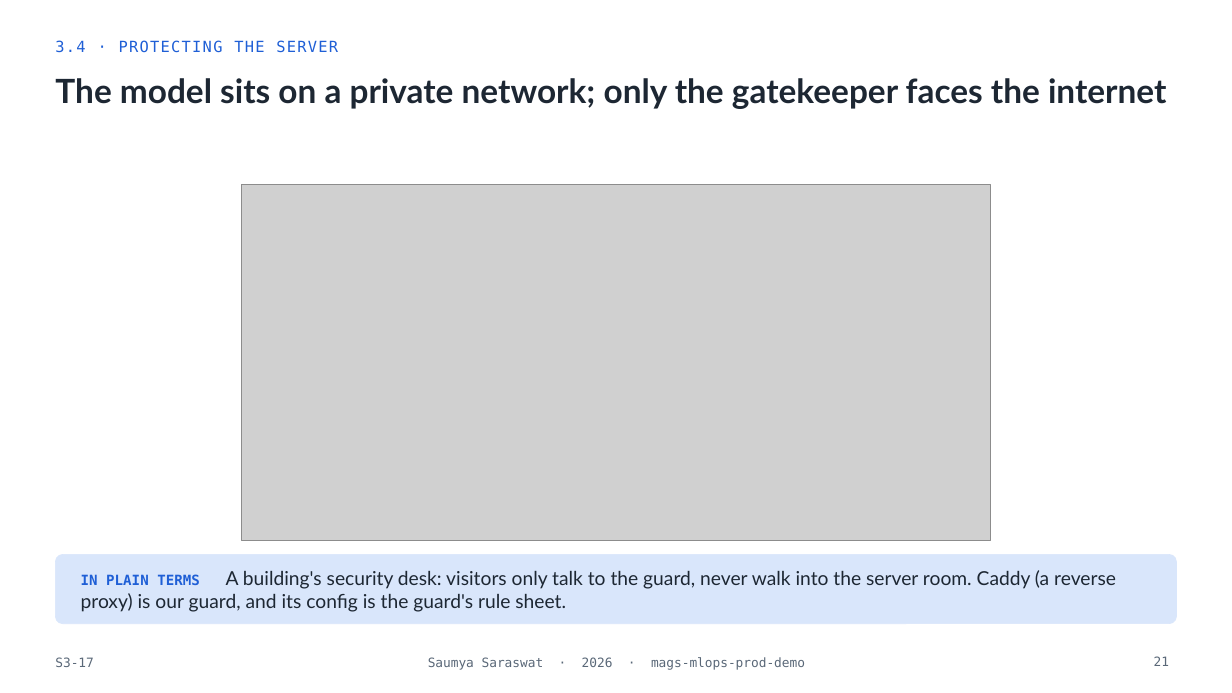
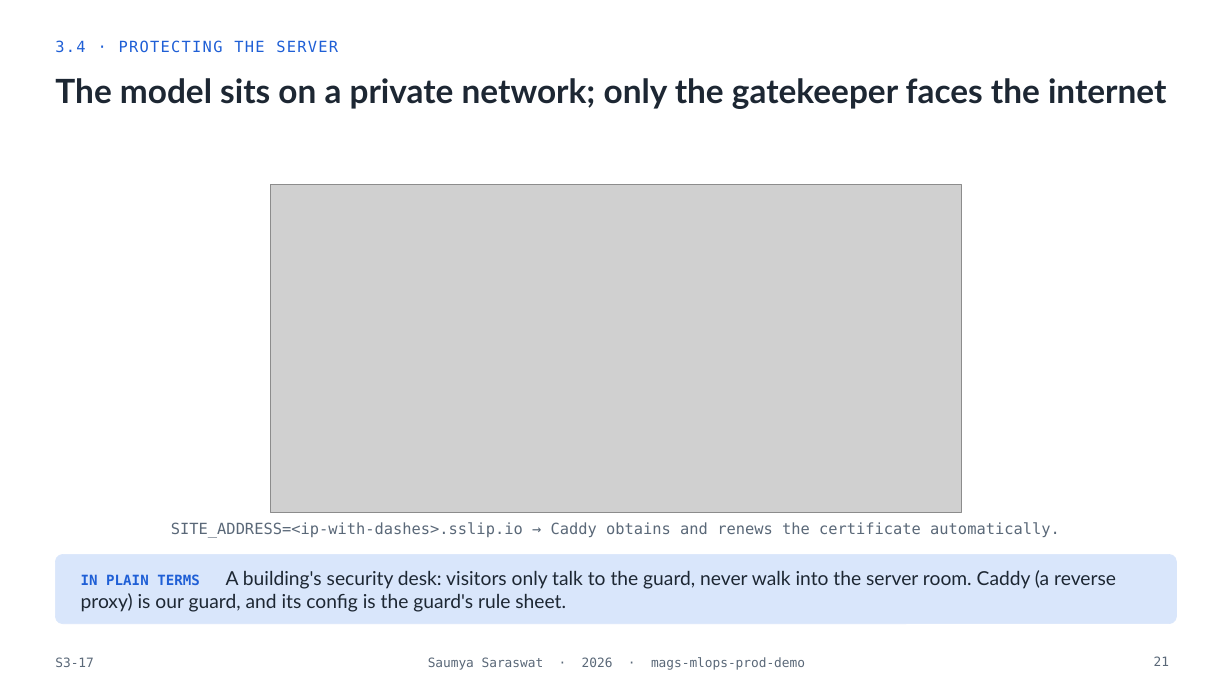
Before and after one commit to MagmaCubes1133/mags-mlops-prod-demo, a slide deck: slide 21 of docs/slides/From-Model-Weights-to-Production-Endpoints_Saumya-Saraswat.pptx. Drawn at 1232x693 pixels with LibreOffice and Linux fonts; fonts in the diff are those of the drawing; grey boxes stand for pictures; background and template pictures are left out. Boxes give left, top, right and bottom in pixels: in the first picture for what was removed or moved away, otherwise in the second. Text is boxed around its words. In the diff, an @@ line names an element or a change of style, - is before the commit and + after.

```diff
--- a/docs/slides/From-Model-Weights-to-Production-Endpoints_Saumya-Saraswat.pptx
+++ b/docs/slides/From-Model-Weights-to-Production-Endpoints_Saumya-Saraswat.pptx
@@ picture: place and size @@
-picture at (241,185,991,541)
+picture at (271,185,961,513)
@@ text added at (171,522,1060,538), 12 pt, text #5A6878 @@
+SITE_ADDRESS=<ip-with-dashes>.sslip.io → Caddy obtains and renews the certificate automatically.
```
Also in this commit, not shown: 9 other slides changed.
